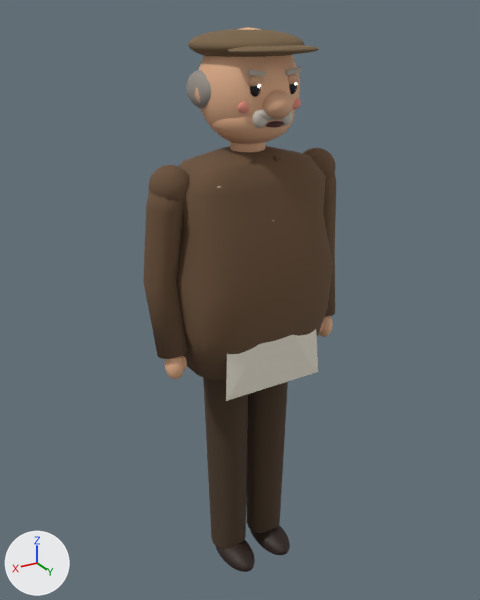
Renders of the FBX model Assets/Game/Resources/Models/People/walter.fbx from each side of a commit.
Camera for both pictures: a 50 mm lens placed at (1.009, 1.638, 1.805), pointed at (0.002, -0.04, 0.965). Arrows for +X, +Y and +Z are at lower left; the lights stay in place. The first picture is the older version. Where no turn or scale is listed for an object, it has been applied to the vertices.

The first picture shows 'Body', 'EyeR', 'HandL', 'HandR', 'Hat', 'Head' and 4 more.
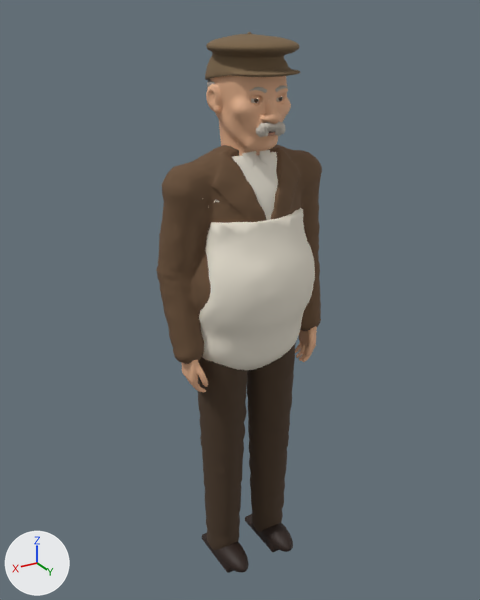
Where the change shows, as pixel boxes [x1, y1, x2, y2] in the pictures (480 x 600 px; the box of a moved part takes in the faces that stretch with it):
'Body', reshaped (14% narrower)
    before: [143, 146, 336, 572]
    after: [156, 145, 322, 573]
'Head', reshaped
    before: [187, 27, 301, 152]
    after: [206, 75, 291, 156]
'Hat', reshaped
    before: [188, 29, 319, 57]
    after: [205, 32, 300, 80]
'HandL', moved
    before: [165, 356, 187, 379]
    after: [182, 360, 208, 393]
'HandR', moved
    before: [318, 316, 333, 337]
    after: [295, 327, 317, 362]
'EyeR', moved
    before: [289, 82, 297, 94]
    after: [276, 97, 283, 102]
part 1 of me_hat, rebuilt
    before: [188, 29, 305, 57]
    after: [205, 34, 300, 80]
part 2 of me_hat, deleted (brown)
    before: [228, 45, 319, 55]
part 3 of me_head, deleted
    before: [195, 74, 301, 113]
part 4 of me_head, cut back
    before: [187, 27, 300, 152]
    after: [206, 75, 291, 156]
part 5 of me_body, rebuilt
    before: [250, 525, 290, 555]
    after: [245, 514, 293, 552]
part 6 of me_body, rebuilt
    before: [215, 540, 255, 572]
    after: [202, 533, 249, 573]
part 7 of me_body, rebuilt
    before: [176, 146, 333, 380]
    after: [156, 145, 322, 364]
part 8 of me_body, rebuilt
    before: [246, 382, 288, 533]
    after: [247, 342, 296, 532]
part 9 of me_body, rebuilt (13% wider, 13% taller)
    before: [203, 378, 248, 549]
    after: [197, 358, 248, 551]
part 10 of me_body, rebuilt
    before: [226, 329, 318, 401]
    after: [199, 208, 315, 370]
part 11 of me_body, moved or reshaped
    before: [143, 148, 336, 359]
    after: [202, 150, 278, 219]

What changed in the scene script:
```text
Change me_head:
    remove me_head.from_pydata(...)  # 5138 vertices, 5470 faces; spans x -0.158..0.158, y -0.151..0.186, z -0.04..0.322
    add me_head.from_pydata(...)  # 11360 vertices, 22498 faces; spans x -0.114..0.114, y -0.136..0.148, z -0.073..0.289
    me_head part 3: 6 loose pieces with 1884 vertices, spanning x -0.158..0.158, y -0.032..0.14, z 0.117..0.213, are deleted
    me_head part 4: 3 vertices moved within x -0.099..0.042, y -0.03..0.119, z 0.064..0.18; 3243 vertices removed from x -0.158..0.158, y -0.151..0.186, z -0.04..0.322; 11349 vertices added at x -0.114..0.114, y -0.136..0.148, z -0.073..0.289
    remove me_head.materials.append(mat_skin_deac88)  # beige #deac88
    remove me_head.materials.append(mat_skin_e89080)  # pink #e89080
    remove me_head.materials.append(mat_skin_d5a582)  # beige #d5a582
    add me_head.materials.append(mat_skin_ca9378)  # brown #ca9378
Change me_hat:
    remove me_hat.from_pydata(...)  # 628 vertices, 672 faces; spans x -0.157..0.157, y -0.17..0.188, z 1.689..1.769
    add me_hat.from_pydata(...)  # 2066 vertices, 3836 faces; spans x -0.12..0.12, y -0.142..0.163, z 1.629..1.761
    me_hat part 1: the loose piece of 314 vertices spanning x -0.157..0.157, y -0.17..0.15, z 1.689..1.769 is rebuilt with 1752 vertices and now spans x -0.12..0.12, y -0.142..0.163, z 1.629..1.756
    me_hat part 2: the loose piece of 314 vertices spanning x -0.135..0.135, y 0.068..0.188, z 1.709..1.733 is deleted
    other edits to the shape of me_hat do not show in these pictures
Change me_body:
    remove me_body.from_pydata(...)  # 2656 vertices, 2728 faces; spans x -0.336..0.336, y -0.184..0.184, z -0.955..0.5
    add me_body.from_pydata(...)  # 9935 vertices, 19524 faces; spans x -0.286..0.284, y -0.143..0.184, z -0.95..0.544
    me_body part 5: the loose piece of 314 vertices spanning x -0.13..-0.02, y -0.07..0.15, z -0.955..-0.875 is rebuilt with 302 vertices and now spans x -0.14..-0.049, y -0.1..0.15, z -0.95..-0.872
    me_body part 6: the loose piece of 314 vertices spanning x 0.02..0.13, y -0.07..0.15, z -0.955..-0.875 is rebuilt with 302 vertices and now spans x 0.049..0.139, y -0.1..0.15, z -0.95..-0.872
    me_body part 7: the loose piece of 280 vertices spanning x -0.251..0.251, y -0.184..0.184, z -0.15..0.5 is rebuilt with 6000 vertices and now spans x -0.286..0.284, y -0.143..0.171, z -0.189..0.516
    me_body part 8: the loose piece of 24 vertices spanning x -0.155..-0.005, y -0.075..0.075, z -0.89..-0.11 is rebuilt with 650 vertices and now spans x -0.179..-0.004, y -0.089..0.086, z -0.919..-0.042
    me_body part 9: the loose piece of 24 vertices spanning x 0.005..0.155, y -0.075..0.075, z -0.89..-0.11 is rebuilt with 653 vertices and now spans x 0.005..0.178, y -0.087..0.085, z -0.918..-0.042
    me_body part 10: the loose piece of 5 vertices spanning x -0.17..0.17, y 0.13..0.17, z -0.2..0.3 is rebuilt with 752 vertices and now spans x -0.194..0.194, y 0.018..0.184, z -0.201..0.322
    me_body part 11: 753 vertices removed from x -0.336..0.336, y -0.06..0.142, z -0.078..0.49; 1276 vertices added at x -0.188..0.179, y -0.105..0.12, z 0.124..0.544
    other edits to the shape of me_body do not show in these pictures
    remove me_body.materials.append(mat_cloth_5a442f)  # brown #5a442f
    remove me_body.materials.append(mat_cloth_f4f0e6)  # white #f4f0e6
    add me_body.materials.append(mat_cloth_eee8dc)  # white #eee8dc
Change ob_handl:
    ob_handl.location: (0.278, 0.04, 0.845) -> (0.222, 0.028, 0.815)
Change ob_handr:
    ob_handr.location: (-0.278, 0.04, 0.845) -> (-0.222, 0.028, 0.815)
Change ob_eyer:
    ob_eyer.location: (-0.057, 0.128, 1.629) -> (-0.038, 0.091, 1.597)
```
